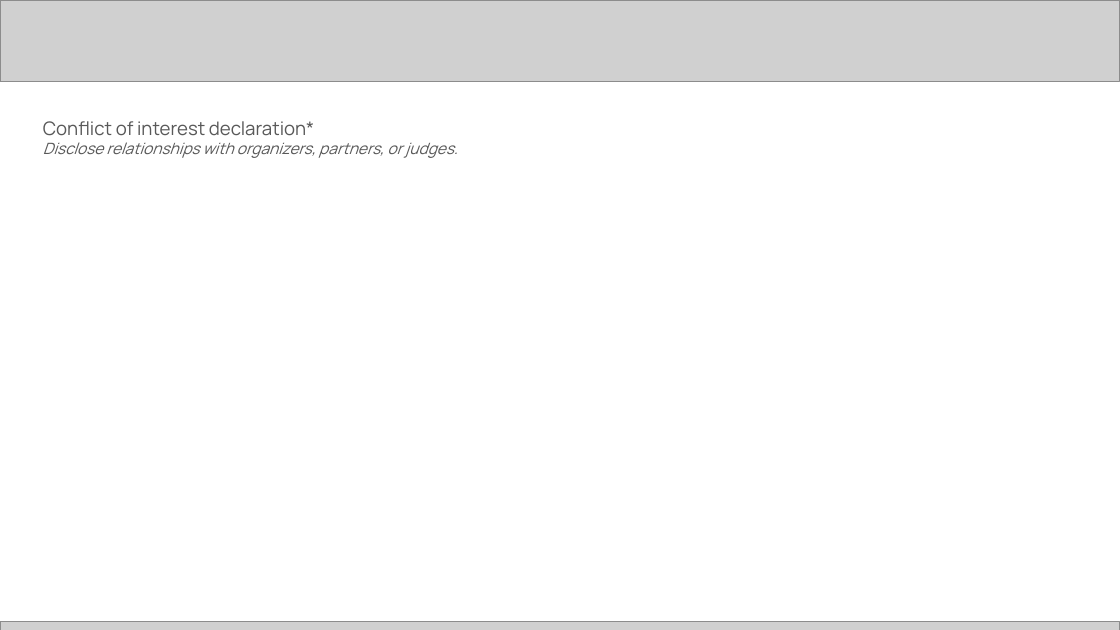
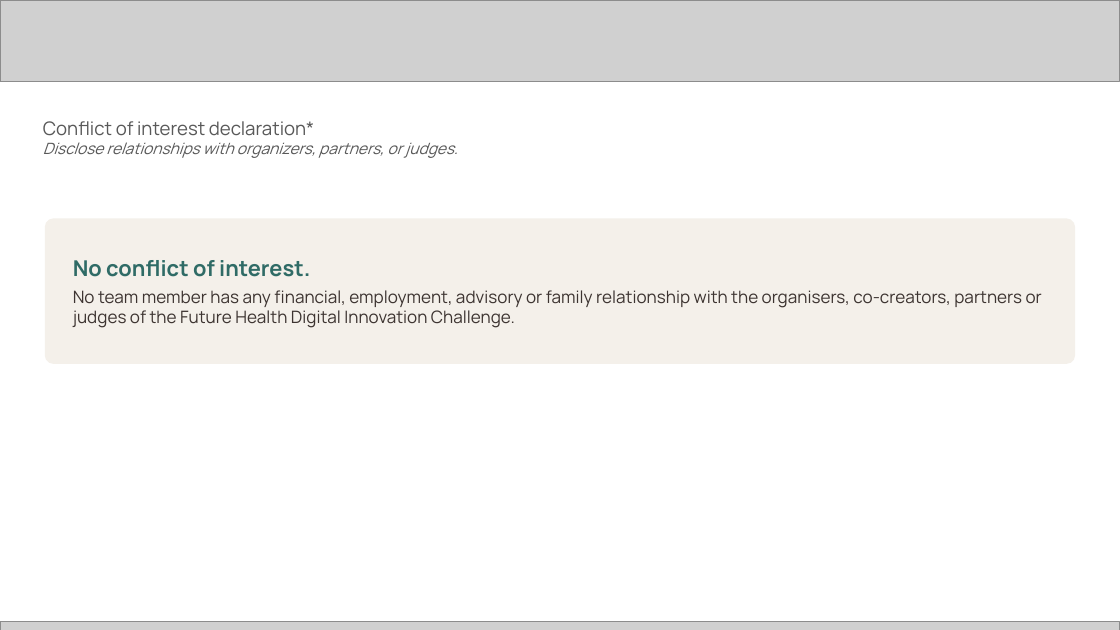
Before and after one commit to Fred-pounds/heatguard, a slide deck: slide 14 of docs/submission/HeatGuard_Submission.pptx. Drawn at 1120x630 pixels with LibreOffice and Linux fonts; fonts in the diff are those of the drawing; grey boxes stand for pictures. Boxes give left, top, right and bottom in pixels: in the first picture for what was removed or moved away, otherwise in the second. Text is boxed around its words. In the diff, an @@ line names an element or a change of style, - is before the commit and + after.

```diff
--- a/docs/submission/HeatGuard_Submission.pptx
+++ b/docs/submission/HeatGuard_Submission.pptx
@@ rounded rectangle added at (45,218,1075,364), fill #F4F0EA @@
@@ text added at (73,260,1042,328), 11 pt, text #3D3431 @@
+No conflict of interest.
+No team member has any financial, employment, advisory or family relationship with the organisers, co-creators, partners or judges of the Future Health Digital Innovation Challenge.
```
Also in this commit, not shown: 6 other slides changed, 5 other files.
